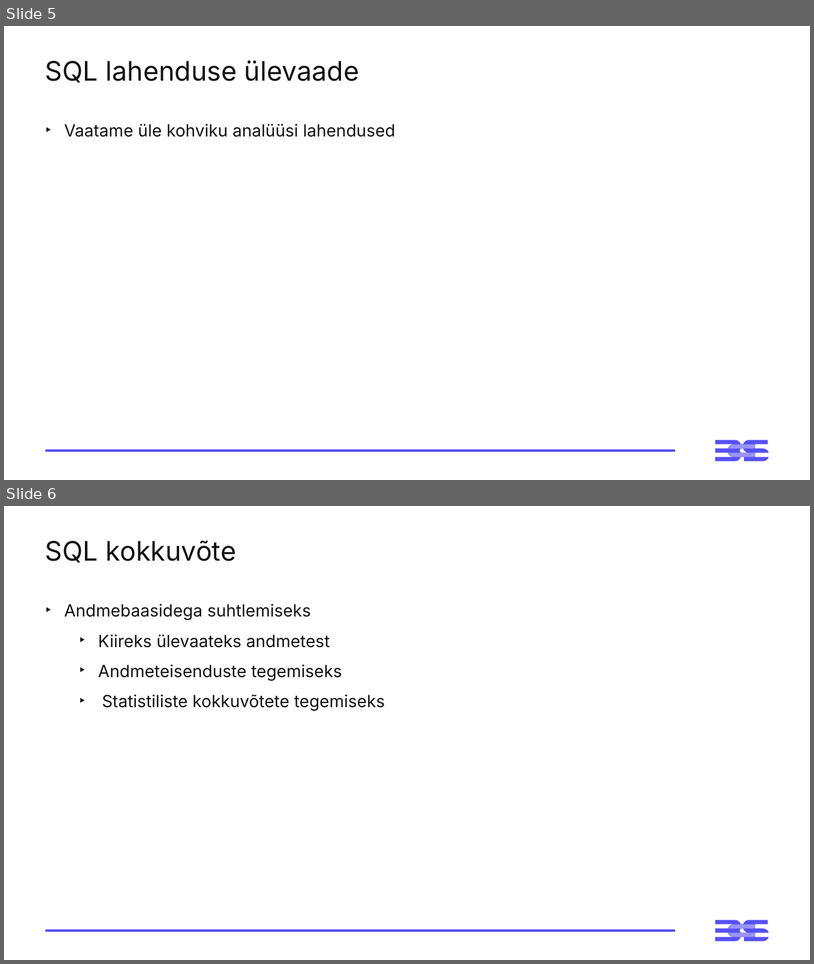
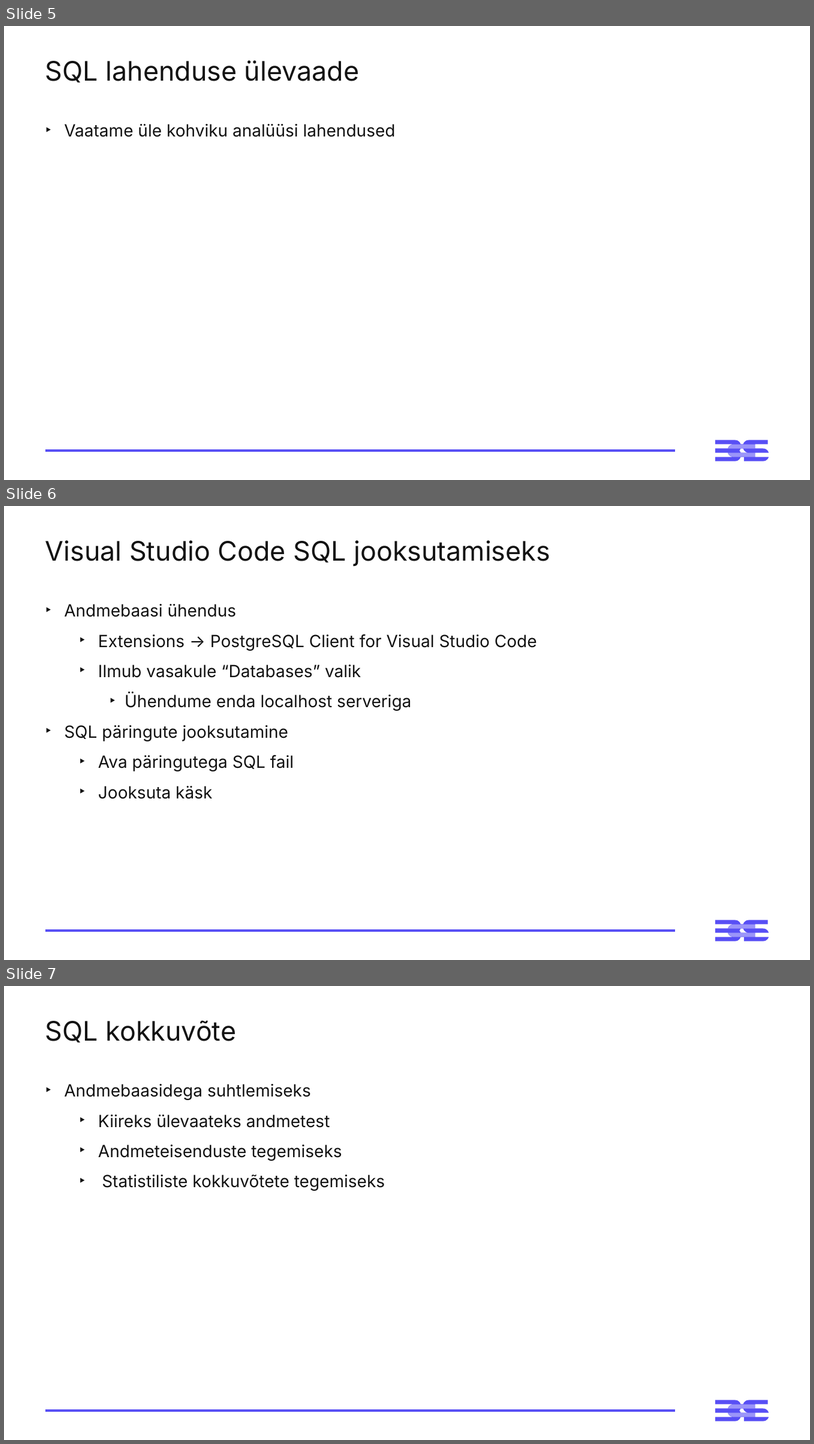
Before and after one commit to virverani/andmetarkus_2026_kevad, a slide deck: Day7/7-paev-andmetarkus-esitlus.pptx. Shown one above the other, each under a label of ours: slides 5 and 6 before the commit, slides 5, 6 and 7 after it. The pictures are 814x964 and 814x1444 pixels, drawn with LibreOffice and Linux fonts; fonts in the diff are those of the drawing. Boxes give left, top, right and bottom in pixels: in the first picture for what was removed or moved away, otherwise in the second. Text is boxed around its words. In the diff, an @@ line names an element or a change of style, - is before the commit and + after.

Commit message:
Day7 slice update.

```diff
--- a/Day7/7-paev-andmetarkus-esitlus.pptx
+++ b/Day7/7-paev-andmetarkus-esitlus.pptx
@@ slide 6 added at [4,506,810,960], background #FFFFFF; not listed: 3 template elements that a slide beside it also shows @@
@@ title added at [45,540,550,566], 32 pt, text #121212 @@
+Visual Studio Code SQL jooksutamiseks
@@ text added at [64,604,537,799], 20 pt, text #121212 @@
+‣ Andmebaasi ühendus
+  ‣ Extensions → PostgreSQL Client for Visual Studio Code
+  ‣ Ilmub vasakule “Databases” valik
+    ‣ Ühendume enda localhost serveriga
+‣ SQL päringute jooksutamine
+  ‣ Ava päringutega SQL fail
+  ‣ Jooksuta käsk
@@ what was slide 6 is now slide 7 @@
```
